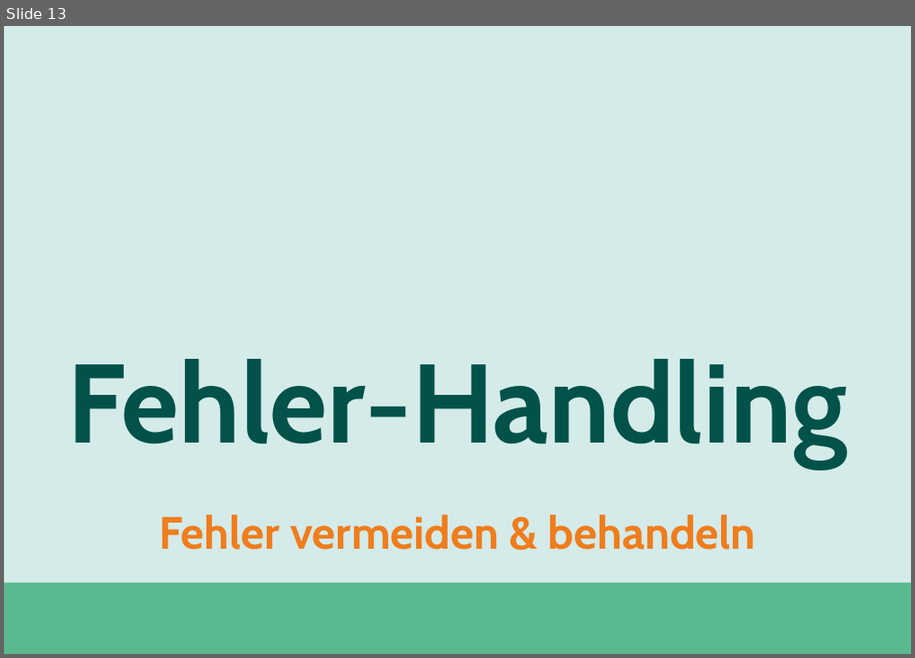
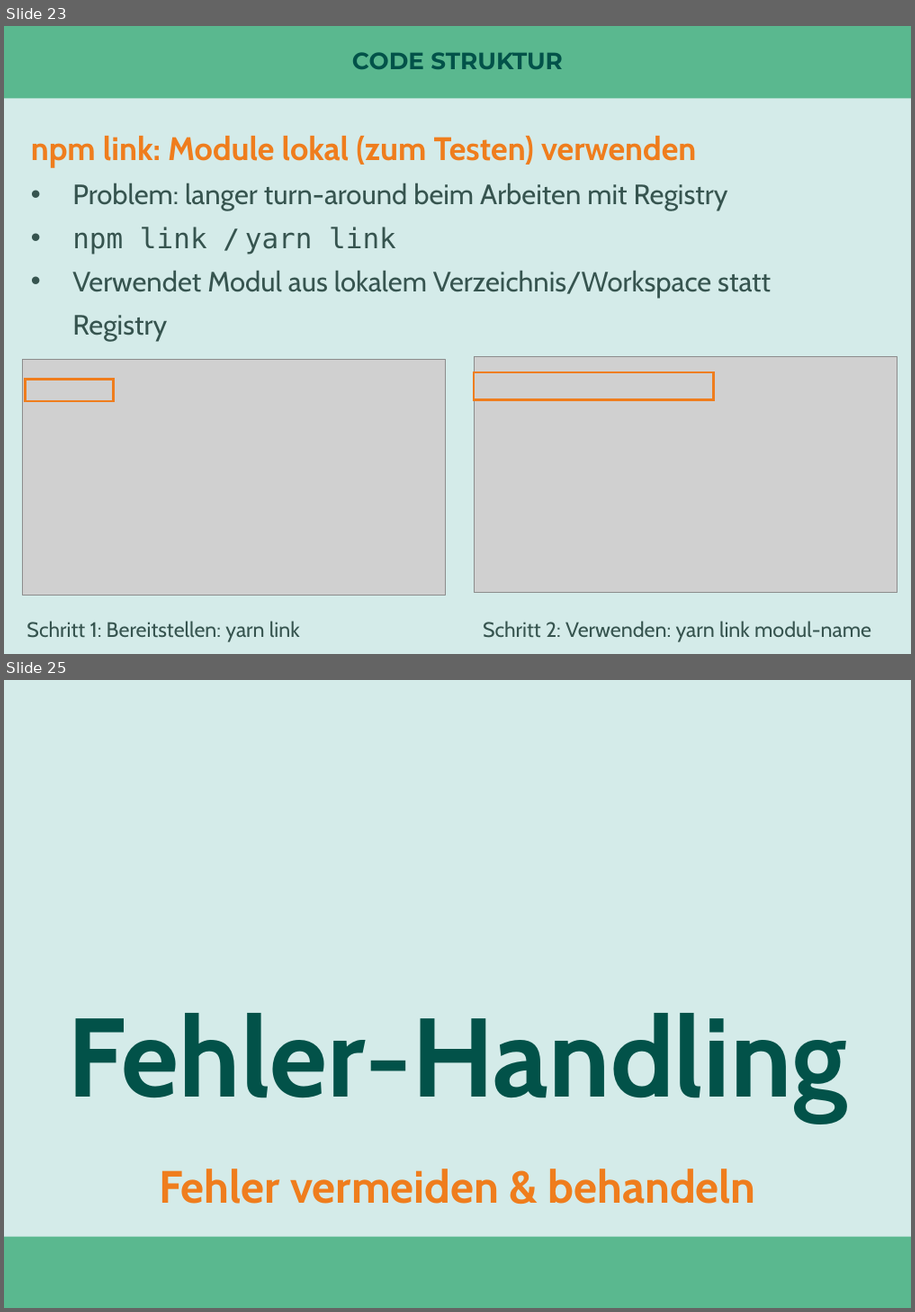
Before and after one commit to nilshartmann/react-talk, a slide deck: react-in-enterprise-anwendungen.pptx. Shown one above the other, each under a label of ours: slide 13 before the commit, slides 23 and 25 after it; the slides between them are not shown. The pictures are 915x658 and 915x1312 pixels, drawn with LibreOffice and Linux fonts; fonts in the diff are those of the drawing; grey boxes stand for pictures. Boxes give left, top, right and bottom in pixels: in the first picture for what was removed or moved away, otherwise in the second. Text is boxed around its words. In the diff, an @@ line names an element or a change of style, - is before the commit and + after.

```diff
--- a/react-in-enterprise-anwendungen.pptx
+++ b/react-in-enterprise-anwendungen.pptx
@@ slide 23 added at (4,26,911,654), background #D4EBE9 @@
@@ rectangle added at (4,26,911,98), fill #5AB88F @@
@@ title added at (352,52,563,69), 20.3 pt, text #025249, bold @@
+CODE STRUKTUR
@@ text added at (31,136,771,299), 24 pt, text #36544F @@
+npm link: Module lokal (zum Testen) verwenden
+• Problem: langer turn-around beim Arbeiten mit Registry
+• npm link / yarn link
+• Verwendet Modul aus lokalem Verzeichnis/Workspace statt Registry
@@ picture added at (22,359,446,596) @@
@@ rectangle added at (474,372,714,400), outline #EF7D1D 2 pt @@
@@ picture added at (475,357,898,593) @@
@@ rectangle added at (25,380,114,402), outline #EF7D1D 2 pt @@
@@ text added at (26,621,300,642), 18 pt, text #36544F @@
+Schritt 1: Bereitstellen: yarn link
@@ text added at (483,621,872,642), 18 pt, text #36544F @@
+Schritt 2: Verwenden: yarn link modul-name
@@ what was slide 13 is now slide 25 @@
```
Also in this commit, not shown: 6 slides changed, 13 other slides added, 7 slides removed, 1 other file.
